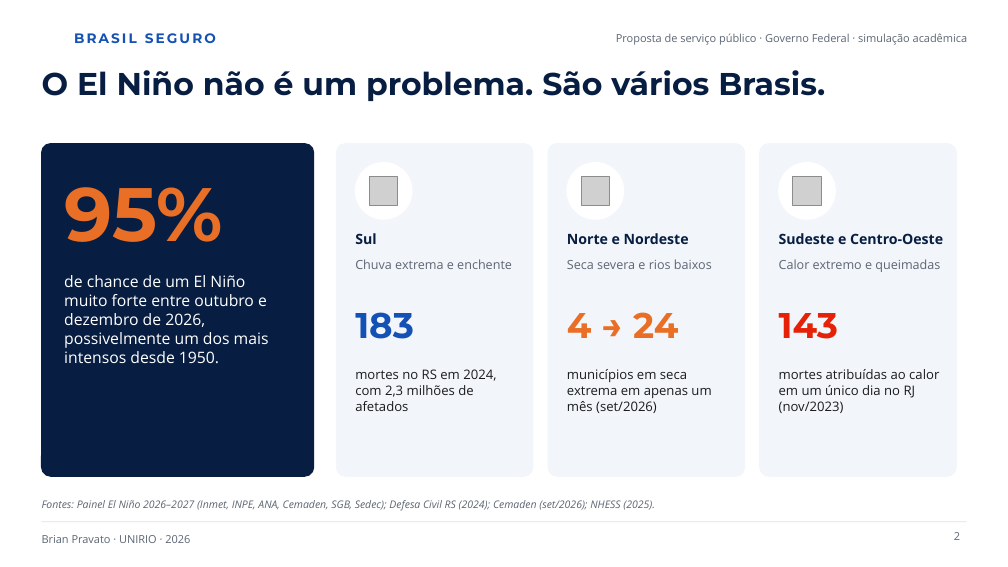
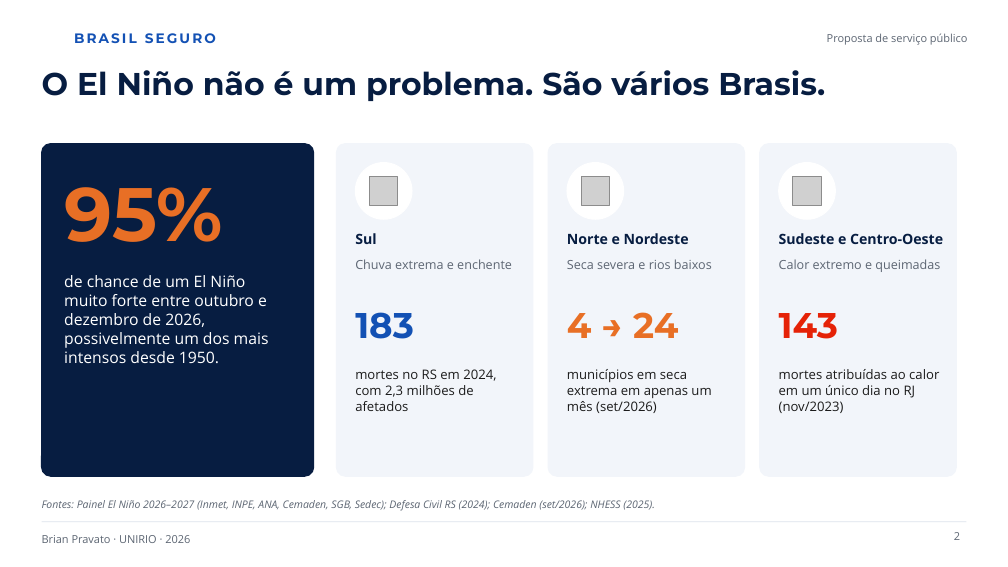
Before and after one commit to kbrianps/brasil-seguro, a slide deck: slide 2 of brasil-seguro.pptx. Drawn at 1008x567 pixels with LibreOffice and Linux fonts; fonts in the diff are those of the drawing; grey boxes stand for pictures; background and template pictures are left out. Boxes give left, top, right and bottom in pixels: in the first picture for what was removed or moved away, otherwise in the second. Text is boxed around its words. In the diff, an @@ line names an element or a change of style, - is before the commit and + after.

```diff
--- a/brasil-seguro.pptx
+++ b/brasil-seguro.pptx
@@ text at (827, 33, 968, 45): text changed @@
-Proposta de serviço público · Governo Federal · simulação acadêmica
+Proposta de serviço público
```
Also in this commit, not shown: 16 other slides changed, 3 other files.
